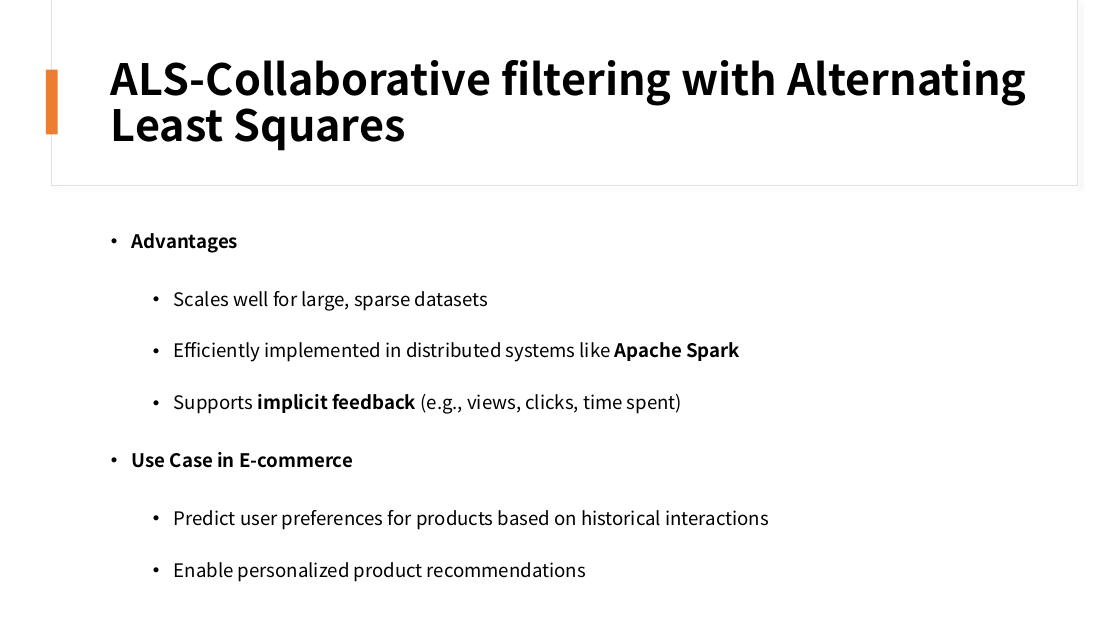
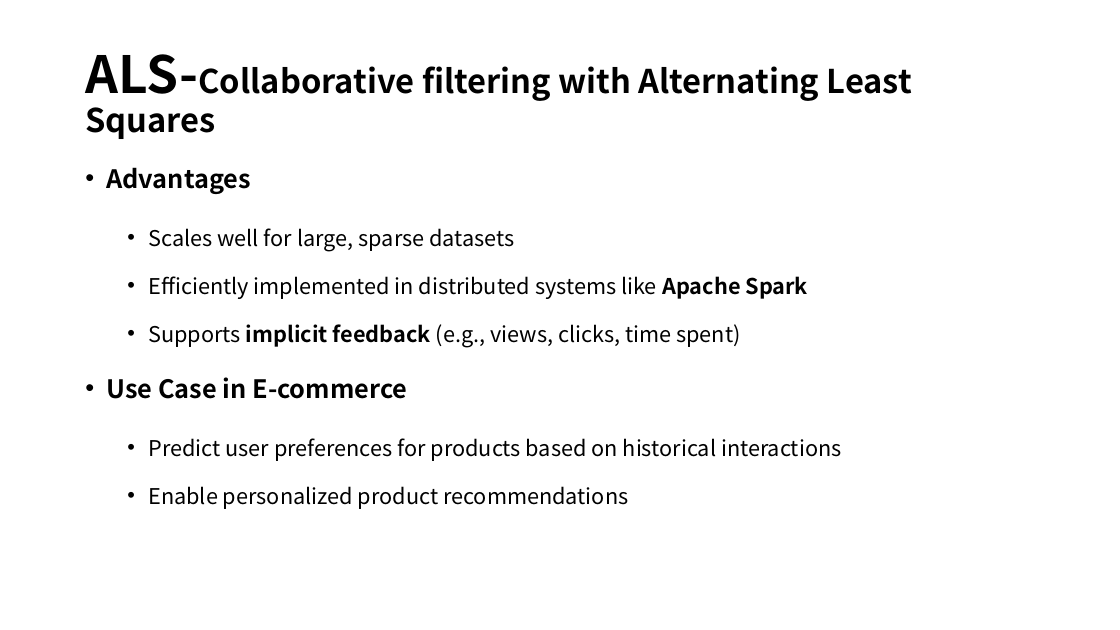
Before and after one commit to susie682/752-project, a slide deck: slide 8 of Commerce Product Recommendation with Spark ML-PPT.pptx. Drawn at 1120x630 pixels with LibreOffice and Linux fonts; fonts in the diff are those of the drawing. Boxes give left, top, right and bottom in pixels: in the first picture for what was removed or moved away, otherwise in the second. Text is boxed around its words. In the diff, an @@ line names an element or a change of style, - is before the commit and + after.

```diff
--- a/Commerce Product Recommendation with Spark ML-PPT.pptx
+++ b/Commerce Product Recommendation with Spark ML-PPT.pptx
@@ rectangle removed at <box>51,0,1077,186</box> @@
@@ rectangle removed at <box>52,0,1077,185</box> @@
@@ title "ALS-Collaborative filtering with Alternating Least ...": place and size @@
-title "ALS-Collaborative filtering with Alternating Least ..." at <box>111,60,1026,151</box>
+title "ALS-Collaborative filtering with Alternating Least ..." at <box>85,54,912,139</box>
@@ title "ALS-Collaborative filtering with Alternating Least ..." at <box>85,54,912,139</box>: size 37 to 44 pt in "ALS-Collaborative"; size 37 to 28 pt @@
@@ rectangle removed at <box>46,70,58,134</box> @@
@@ text "Advantages": place and size @@
-text "Advantages" at <box>132,233,768,582</box>
+text "Advantages" at <box>106,167,842,509</box>
@@ text "Advantages" at <box>106,167,842,509</box>: size 16 to 21.7 pt in "Advantages", "Use Case in E-commerce"; size 16 to 18.6 pt in "Scales well for large, sparse datasets", "Efficiently implemented in distributed systems like Apache ...", "Supports implicit feedback (e.g., views, clicks, time ...", "Predict user preferences for products based on ..." and 1 more places; line spacing 0.9 to 0.7 @@
```
Also in this commit, not shown: 10 other slides changed, 6 slides added, 4 slides removed, 1 other file.
